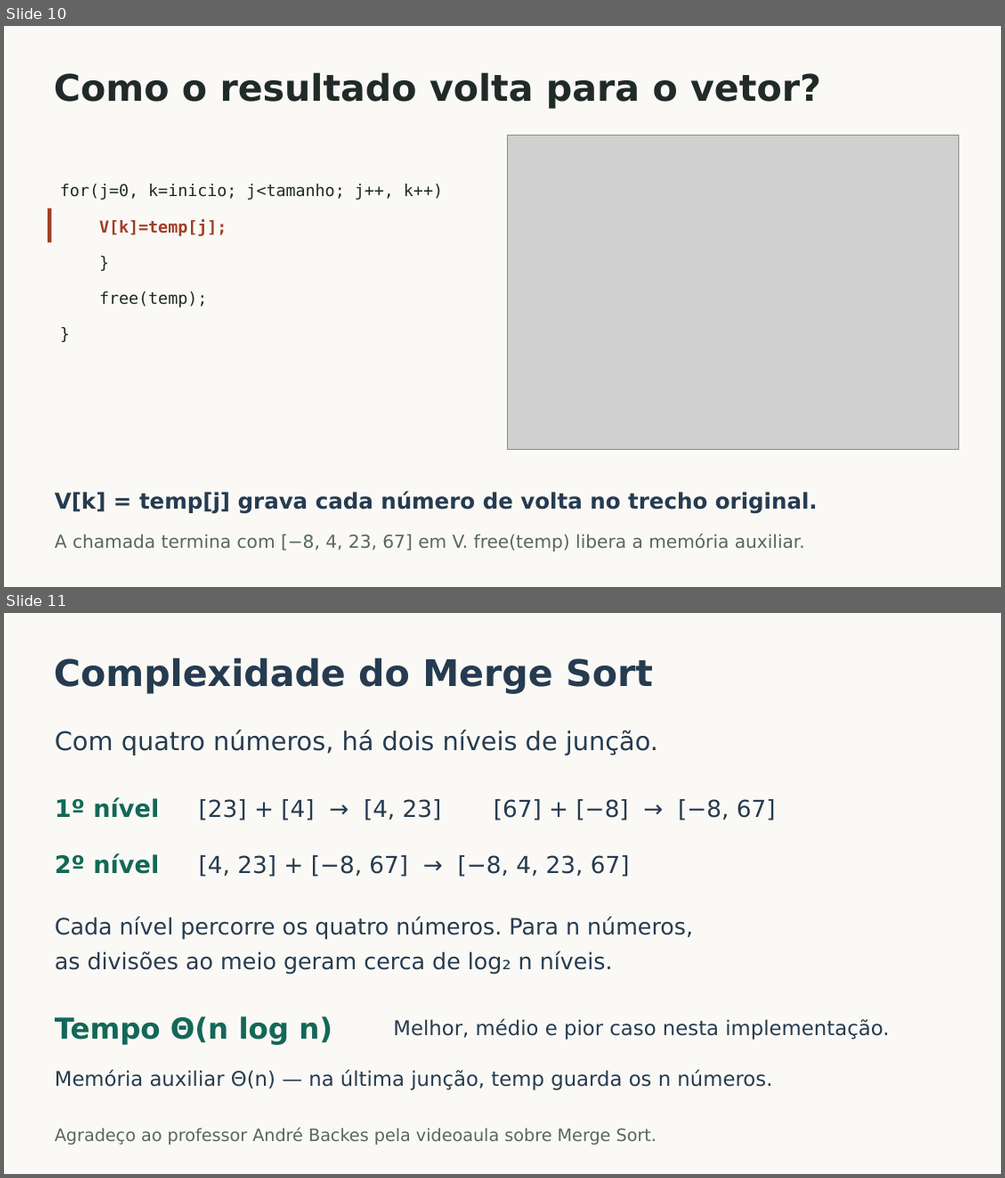
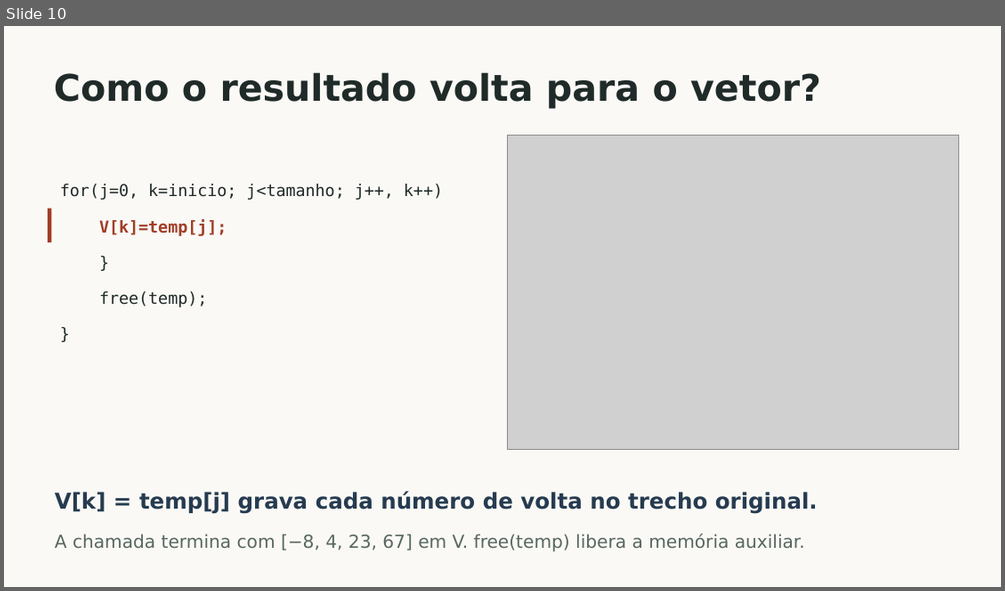
Before and after one commit to teus123321/Estudos, a slide deck: ifmt/estruturas-de-dados/Merge_Sort_em_C.pptx. Shown one above the other, each under a label of ours: slides 10 and 11 before the commit, slide 10 after it. The pictures are 1005x1178 and 1005x591 pixels, drawn with LibreOffice and Linux fonts; fonts in the diff are those of the drawing; grey boxes stand for pictures. Boxes give left, top, right and bottom in pixels: in the first picture for what was removed or moved away, otherwise in the second. Text is boxed around its words. In the diff, an @@ line names an element or a change of style, - is before the commit and + after.

Commit message:
Distingue o custo de merge do custo total de mergeSort

```diff
--- a/ifmt/estruturas-de-dados/Merge_Sort_em_C.pptx
+++ b/ifmt/estruturas-de-dados/Merge_Sort_em_C.pptx
@@ slide 11 removed at (4,613,1001,1174), background #FAF9F5 @@
@@ text removed at (54,657,653,694) @@
-Complexidade do Merge Sort
@@ text removed at (55,730,658,755) @@
-Com quatro números, há dois níveis de junção.
@@ text removed at (55,797,159,818) @@
-1º nível
@@ text removed at (199,799,776,820) @@
-[23] + [4] → [4, 23] [67] + [−8] → [−8, 67]
@@ text removed at (55,853,159,874) @@
-2º nível
@@ text removed at (199,855,630,876) @@
-[4, 23] + [−8, 67] → [−8, 4, 23, 67]
@@ text removed at (55,916,693,940) @@
-Cada nível percorre os quatro números. Para n números,
@@ text removed at (55,950,613,974) @@
-as divisões ao meio geram cerca de log₂ n níveis.
@@ text removed at (55,1016,332,1045) @@
-Tempo Θ(n log n)
@@ text removed at (393,1019,889,1039) @@
-Melhor, médio e pior caso nesta implementação.
@@ text removed at (55,1070,772,1090) @@
-Memória auxiliar Θ(n) — na última junção, temp guarda os n números.
@@ text removed at (55,1127,656,1144) @@
-Agradeço ao professor André Backes pela videoaula sobre Merge Sort.
```
Also in this commit, not shown: 1 slide added.
